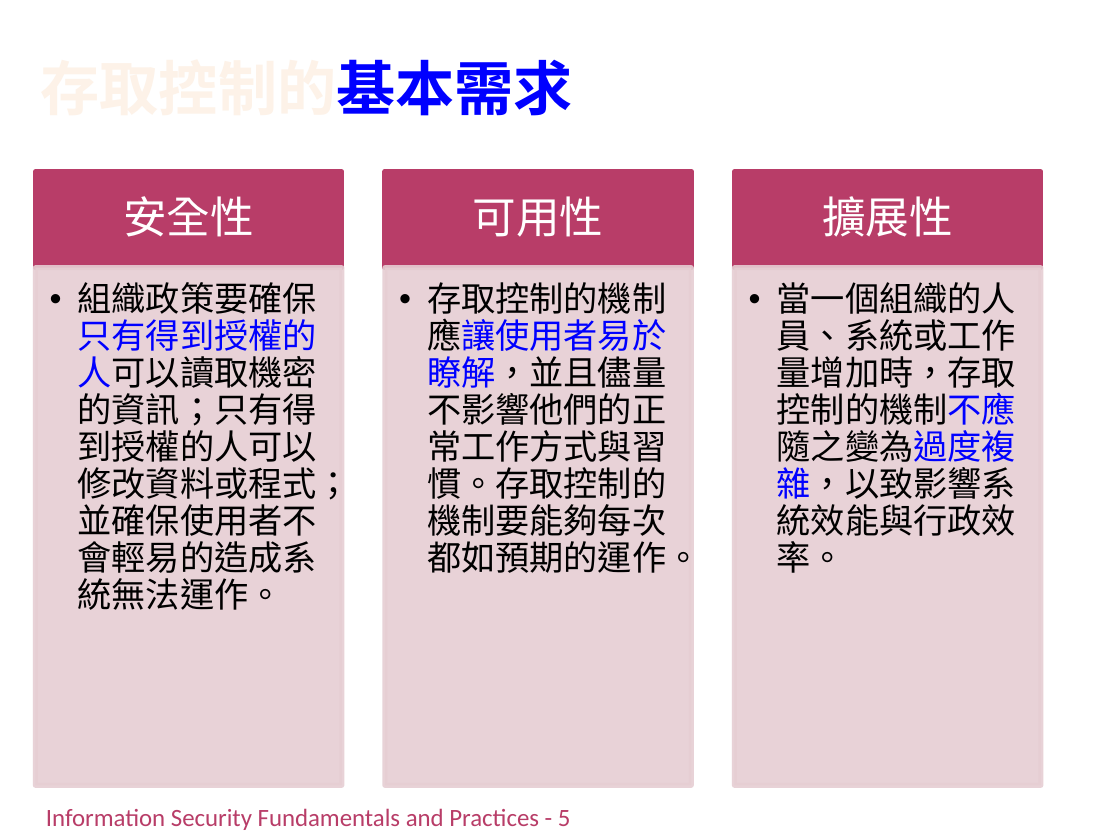
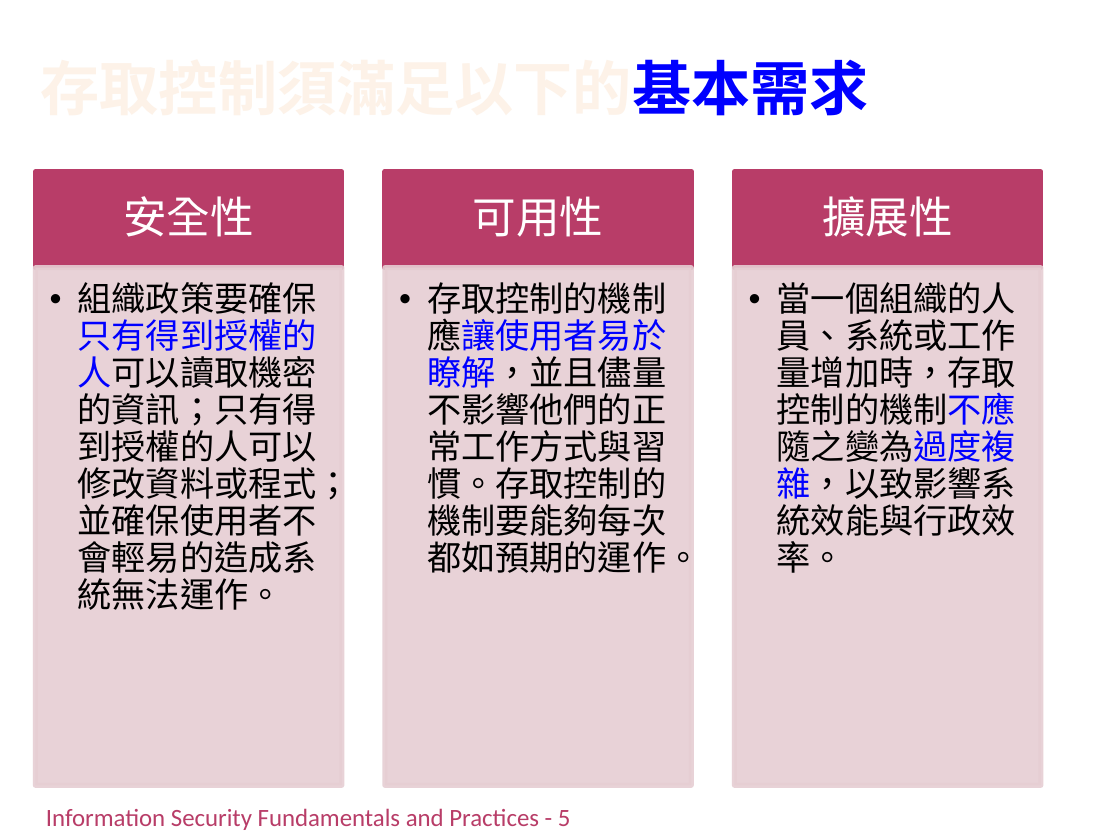
Before and after one commit to chih-chengwu/Information-Security-Markdown, a slide deck: slide 7 of 副本/Ch4_認證授權與存取控制(潘天佑的第5章).pptx. Drawn at 1120x840 pixels with LibreOffice and Linux fonts; fonts in the diff are those of the drawing; background and template pictures are left out. Boxes give left, top, right and bottom in pixels: in the first picture for what was removed or moved away, otherwise in the second. Text is boxed around its words. In the diff, an @@ line names an element or a change of style, - is before the commit and + after.

```diff
--- a/副本/Ch4_認證授權與存取控制(潘天佑的第5章).pptx
+++ b/副本/Ch4_認證授權與存取控制(潘天佑的第5章).pptx
@@ title at [41,59,869,116]: text changed @@
-存取控制的基本需求
+存取控制須滿足以下的基本需求
```
Also in this commit, not shown: 16 other slides changed.
